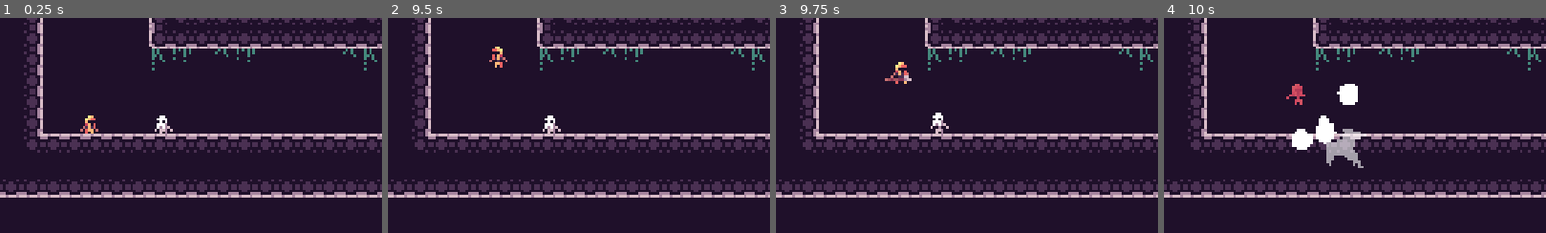
Above: before the commit, frames 1-4 (left to right).
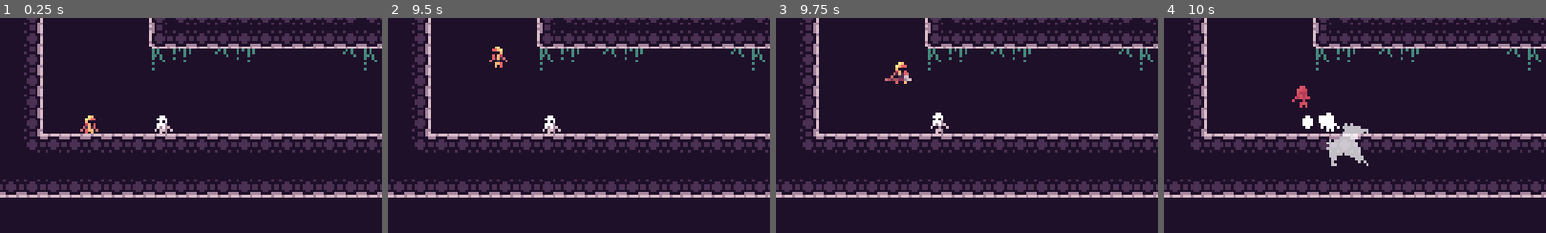
Above: after the commit, the same moments.

Repository: kjardine00/MetroidvaniaPuzzleGame
Game: Godot game, scene res://RoomBuilder/room_template.tscn
Two runs of this game, one before a commit and one after it. Both use one fixed random seed, a clock stepped at 60 frames per second and the inputs below. The project has no main scene, so this scene is started directly.
Inputs:
- Up to frame 1 (0.25 s): no input
- Up to frame 2 (9.5 s): hold J (attack) 0.53-1.28 s; hold D (move_right) 0.53-2.03 s; tap K (jump) at 0.77, 1.52, 3.02, 3.77, 4.52, 6.02, 6.77, 7.52, 9.02 s; tap J (attack) every 1.5 s from 1.35 to 8.85 s; hold J (attack) 2.03-2.78 s; hold A (move_left) 2.03-4.28 s; hold J (attack) 3.53-4.28 s; tap Enter at 4.25 s; hold D (move_right) 4.28-8.03 s; hold J (attack) 5.03-5.78 s; hold J (attack) 6.53-7.28 s; hold J (attack) 8.03-8.78 s; hold A (move_left) from 8.03 s (still down)
- Up to frame 3 (9.75 s): release A (move_left) at 9.53 s; hold D (move_right) from 9.53 s (still down); hold J (attack) from 9.53 s (still down)
- Up to frame 4 (10 s): keep holding D (move_right); keep holding J (attack); tap K (jump) at 9.77 s
The pictures show only the part of the screen within x 0-50%, y 37-87%; the shares and areas given below are measured in that part.

Frames 1-3 are identical in both runs. In frame 4, 2.9% of the frame differs, in the area x 32-54%, y 30-70%.

Commit message:
completed tutorial series and now to organize and create todo's to make this a bigger gaeme

Diff:
--- a/Player/Player_new/player_2.tscn
+++ b/Player/Player_new/player_2.tscn
@@ -73,7 +73,7 @@
 "times": PackedFloat32Array(0, 0.3, 0.6),
 "transitions": PackedFloat32Array(1, 1, 1),
 "update": 1,
-"values": [PackedVector2Array(), PackedVector2Array(2, -1, 8, -1, 8, -2, 7, -3, 1, -3), PackedVector2Array()]
+"values": [PackedVector2Array(), PackedVector2Array(2, 0, 8, 0, 9, -2, 7, -4, 1, -4), PackedVector2Array()]
 }
 
 [sub_resource type="Animation" id="Animation_if1qa"]
@@ -327,7 +327,7 @@
 texture = SubResource("PortableCompressedTexture2D_lkh77")
 hframes = 6
 vframes = 6
-frame = 6
+frame = 29
 metadata/_aseprite_wizard_interface_config_ = {
 "pending_changes": {}
 }
@@ -365,6 +365,7 @@
 metadata/_custom_type_script = "uid://dlcmveqh1q4d6"
 
 [node name="CollisionPolygon2D" type="CollisionPolygon2D" parent="Anchor/Hitbox"]
+position = Vector2(2, 0)
 
 [node name="Hurtbox" type="Area2D" parent="Anchor"]
 position = Vector2(0, 4)
--- a/splatter_particle_burst.tscn
+++ b/splatter_particle_burst.tscn
@@ -22,6 +22,7 @@
 scale_curve = SubResource("CurveTexture_em8ii")
 
 [node name="SplatterParticleBurst" type="GPUParticles2D"]
+scale = Vector2(0.5, 0.5)
 amount = 3
 texture = ExtResource("1_bd6vl")
 lifetime = 0.3
Not shown, changed: README.md
